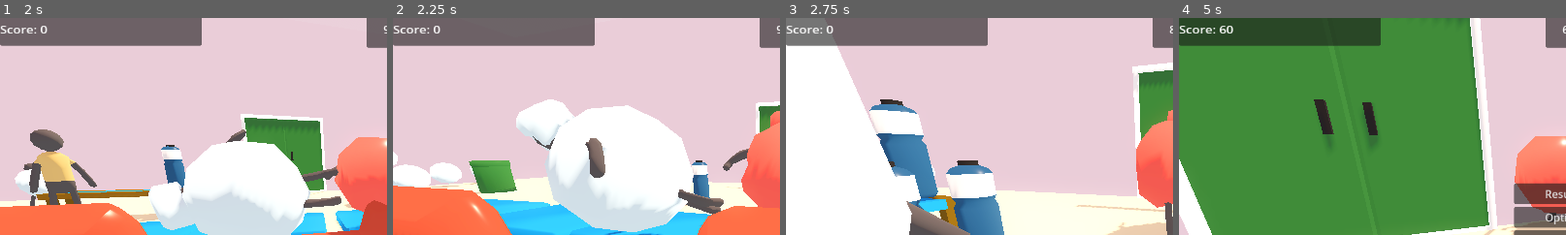
Above: before the commit, frames 1-4 (left to right).
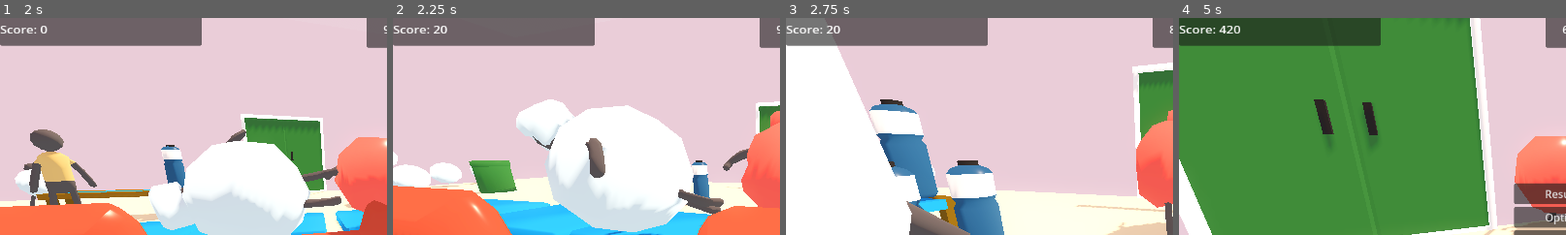
Above: after the commit, the same moments.

Repository: Emulai/bubble-gladiator
Game: Godot game, scene res://game_manager.tscn
Same seed, same stepped clock (60 frames per second), same inputs: the game is played once before the commit and once after it.
Inputs (mouse positions are % of the whole screen's width and height, from its top left):
- Up to frame 1 (2 s): click "Start" at 0.5 s; move the mouse to (55, 50) at 1.27 s; press the mouse at (55, 50) at 1.28 s; hold W (move_forward) from 1.28 s (still down)
- Up to frame 2 (2.25 s): keep holding W (move_forward); move the mouse to (45, 50) at 2.02 s; release the mouse at (45, 50) at 2.03 s; click (45, 50) at 2.1 s
- Up to frame 3 (2.75 s): keep holding W (move_forward)
- Up to frame 4 (5 s): keep holding W (move_forward); move the mouse to (52, 48) at 2.77 s; press the mouse at (52, 48) at 2.78 s; move the mouse to (49, 52) at 3.52 s; release the mouse at (49, 52) at 3.53 s; click (49, 52) at 3.6 s; move the mouse to (57, 51) at 4.27 s; press the mouse at (57, 51) at 4.28 s; tap Escape (pause) at 4.9 s
The pictures show only the part of the screen within x 0-50%, y 1-51%; the shares and areas given below are measured in that part.

Frame 1 is identical in both runs. In frame 2, less than 0.1% of the frame differs, in the area x 10-15%, y 3-8%; in frame 3, less than 0.1%; in frame 4, 0.1%, in the area x 10-16%, y 3-8%.

Commit message:
Update hazards, reset score

Diff:
--- a/bubblegladiator/bubblegladiator/Assets/Props/Bag.tscn
+++ b/bubblegladiator/bubblegladiator/Assets/Props/Bag.tscn
@@ -1,6 +1,7 @@
-[gd_scene load_steps=8 format=4 uid="uid://bfsthpugspjh1"]
+[gd_scene load_steps=9 format=4 uid="uid://bfsthpugspjh1"]
 
 [ext_resource type="Material" uid="uid://byxnhi588l3yt" path="res://Assets/Materials/Prop Materials/Blue.tres" id="1_fql83"]
+[ext_resource type="Script" path="res://scripts/hazard.gd" id="1_gcwak"]
 [ext_resource type="Material" uid="uid://dksys72rkrjw" path="res://Assets/Materials/Prop Materials/Black.tres" id="2_bnams"]
 
 [sub_resource type="BoxShape3D" id="BoxShape3D_unr7c"]
@@ -81,6 +82,8 @@
 mass = 5.0
 contact_monitor = true
 max_contacts_reported = 5
+script = ExtResource("1_gcwak")
+hazardMult = 3
 
 [node name="CollisionShape3D" type="CollisionShape3D" parent="."]
 transform = Transform3D(1, 0, 0, 0, 1, 0, 0, 0, 1, 0.00341797, 0.156845, 0.01651)
--- a/bubblegladiator/bubblegladiator/Assets/Props/Bench.tscn
+++ b/bubblegladiator/bubblegladiator/Assets/Props/Bench.tscn
@@ -1,5 +1,6 @@
-[gd_scene load_steps=8 format=4 uid="uid://b14ckfwf71a07"]
+[gd_scene load_steps=9 format=4 uid="uid://b14ckfwf71a07"]
 
+[ext_resource type="Script" path="res://scripts/hazard.gd" id="1_4bh0k"]
 [ext_resource type="Material" uid="uid://cq1bq78ws6yeq" path="res://Assets/Materials/Prop Materials/Brown.tres" id="2_v8pg3"]
 [ext_resource type="Material" uid="uid://byxnhi588l3yt" path="res://Assets/Materials/Prop Materials/Blue.tres" id="3_hnjjl"]
 
@@ -81,6 +82,7 @@
 mass = 8.0
 contact_monitor = true
 max_contacts_reported = 5
+script = ExtResource("1_4bh0k")
 
 [node name="CollisionShape3D" type="CollisionShape3D" parent="."]
 transform = Transform3D(1, 0, 0, 0, 1, 0, 0, 0, 1, -0.00919342, 0.367798, 0)
--- a/bubblegladiator/bubblegladiator/Assets/Props/Bin.tscn
+++ b/bubblegladiator/bubblegladiator/Assets/Props/Bin.tscn
@@ -86,6 +86,7 @@
 contact_monitor = true
 max_contacts_reported = 5
 script = ExtResource("1_vlsvr")
+hazardMult = 5
 
 [node name="CollisionShape3D" type="CollisionShape3D" parent="."]
 transform = Transform3D(1, 0, 0, 0, 1, 0, 0, 0, 1, 0, 0.64, 0)
--- a/bubblegladiator/bubblegladiator/Assets/Props/Bubble Empty.tscn
+++ b/bubblegladiator/bubblegladiator/Assets/Props/Bubble Empty.tscn
@@ -1,7 +1,8 @@
-[gd_scene load_steps=7 format=4 uid="uid://dawgk0brqh7nv"]
+[gd_scene load_steps=8 format=4 uid="uid://dawgk0brqh7nv"]
 
 [ext_resource type="PhysicsMaterial" uid="uid://rrno1fvn6rpe" path="res://Assets/Materials/Physics/Bouncy.tres" id="1_nnh8n"]
 [ext_resource type="Material" uid="uid://bj48i1vn67fxb" path="res://Assets/Materials/Child Bubble.tres" id="1_v5kqt"]
+[ext_resource type="Script" path="res://scripts/hazard.gd" id="2_su45m"]
 
 [sub_resource type="SphereShape3D" id="SphereShape3D_uixlo"]
 
@@ -54,6 +55,7 @@
 gravity_scale = 0.543
 contact_monitor = true
 max_contacts_reported = 5
+script = ExtResource("2_su45m")
 
 [node name="CollisionShape3D" type="CollisionShape3D" parent="."]
 shape = SubResource("SphereShape3D_uixlo")
--- a/bubblegladiator/bubblegladiator/Assets/Props/Clock.tscn
+++ b/bubblegladiator/bubblegladiator/Assets/Props/Clock.tscn
@@ -1,5 +1,6 @@
-[gd_scene load_steps=9 format=4 uid="uid://don7xwaol3tgt"]
+[gd_scene load_steps=10 format=4 uid="uid://don7xwaol3tgt"]
 
+[ext_resource type="Script" path="res://scripts/hazard.gd" id="1_p60eu"]
 [ext_resource type="Material" uid="uid://dksys72rkrjw" path="res://Assets/Materials/Prop Materials/Black.tres" id="1_vnoaj"]
 [ext_resource type="Material" uid="uid://byxnhi588l3yt" path="res://Assets/Materials/Prop Materials/Blue.tres" id="1_yd7lk"]
 [ext_resource type="Material" uid="uid://brd57hv5fq3e5" path="res://Assets/Materials/Prop Materials/White.tres" id="2_vbjoj"]
@@ -86,6 +87,8 @@
 freeze_mode = 1
 contact_monitor = true
 max_contacts_reported = 5
+script = ExtResource("1_p60eu")
+hazardMult = 10
 
 [node name="CollisionShape3D" type="CollisionShape3D" parent="."]
 transform = Transform3D(1, 0, 0, 0, 1, 0, 0, 0, 1, 0, 0.151391, 0)
--- a/bubblegladiator/bubblegladiator/Assets/Props/Landing Matt.tscn
+++ b/bubblegladiator/bubblegladiator/Assets/Props/Landing Matt.tscn
@@ -1,6 +1,7 @@
-[gd_scene load_steps=6 format=4 uid="uid://dbsxt7375doxi"]
+[gd_scene load_steps=7 format=4 uid="uid://dbsxt7375doxi"]
 
 [ext_resource type="Material" uid="uid://byxnhi588l3yt" path="res://Assets/Materials/Prop Materials/Blue.tres" id="1_7rogb"]
+[ext_resource type="Script" path="res://scripts/hazard.gd" id="1_h7x3c"]
 
 [sub_resource type="BoxShape3D" id="BoxShape3D_xhjtl"]
 size = Vector3(1.80643, 0.244278, 2.56271)
@@ -52,6 +53,7 @@
 mass = 50.0
 contact_monitor = true
 max_contacts_reported = 5
+script = ExtResource("1_h7x3c")
 
 [node name="CollisionShape3D" type="CollisionShape3D" parent="."]
 transform = Transform3D(1, 0, 0, 0, 1, 0, 0, 0, 1, 0.00337219, 0.126732, 0.0232086)
--- a/bubblegladiator/bubblegladiator/game_end_scene/scripts/end_game_ui.gd
+++ b/bubblegladiator/bubblegladiator/game_end_scene/scripts/end_game_ui.gd
@@ -12,6 +12,7 @@
 
 
 func _on_retry_pressed() -> void:
+	Global.game_manager.reset_score()
 	Global.game_manager.change_ui_scene("") # Pressing start we close the main menu UI
 	Global.game_manager.change_3d_scene("res://intro_scene/intro_level.tscn")
 	# Capture the mouse for the 3d scene
@@ -19,6 +20,7 @@
 
 
 func _on_quit_to_menu_pressed() -> void:
+	Global.game_manager.reset_score()
 	Global.game_manager.clean_up_3d_scene()
 	Global.game_manager.change_ui_scene("res://main_menu/main_menu_ui.tscn")
 	Global.game_manager.change_3d_scene("")
--- a/bubblegladiator/bubblegladiator/pause_menu/scripts/pause_menu_script.gd
+++ b/bubblegladiator/bubblegladiator/pause_menu/scripts/pause_menu_script.gd
@@ -11,6 +11,7 @@
 
 
 func _on_quit_to_menu_pressed() -> void:
+	Global.game_manager.reset_score()
 	Global.game_manager.clean_up_3d_scene()
 	Global.game_manager.change_ui_scene("res://main_menu/main_menu_ui.tscn")
 	Global.game_manager.change_3d_scene("")
--- a/bubblegladiator/bubblegladiator/scripts/game_manager.gd
+++ b/bubblegladiator/bubblegladiator/scripts/game_manager.gd
@@ -121,3 +121,6 @@
 
 func get_score():
 	return totalScore
+
+func reset_score():
+	totalScore = 0
